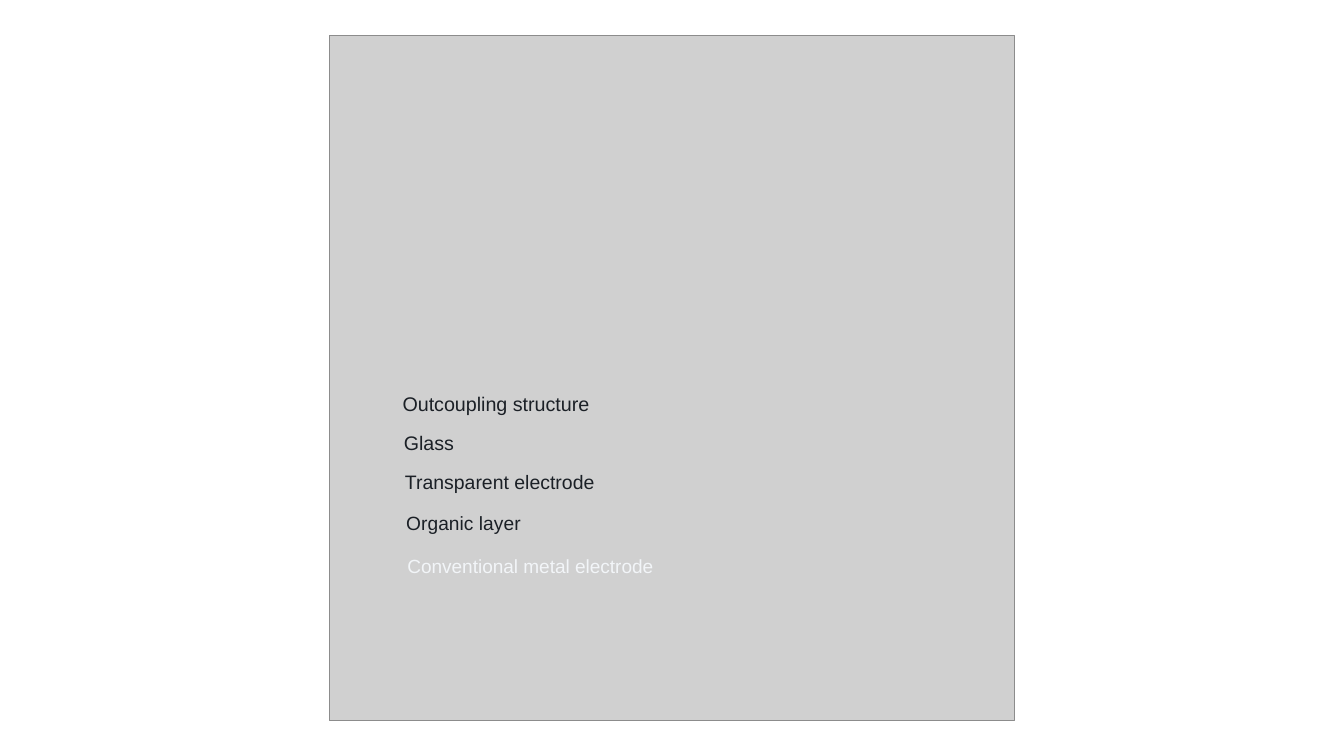
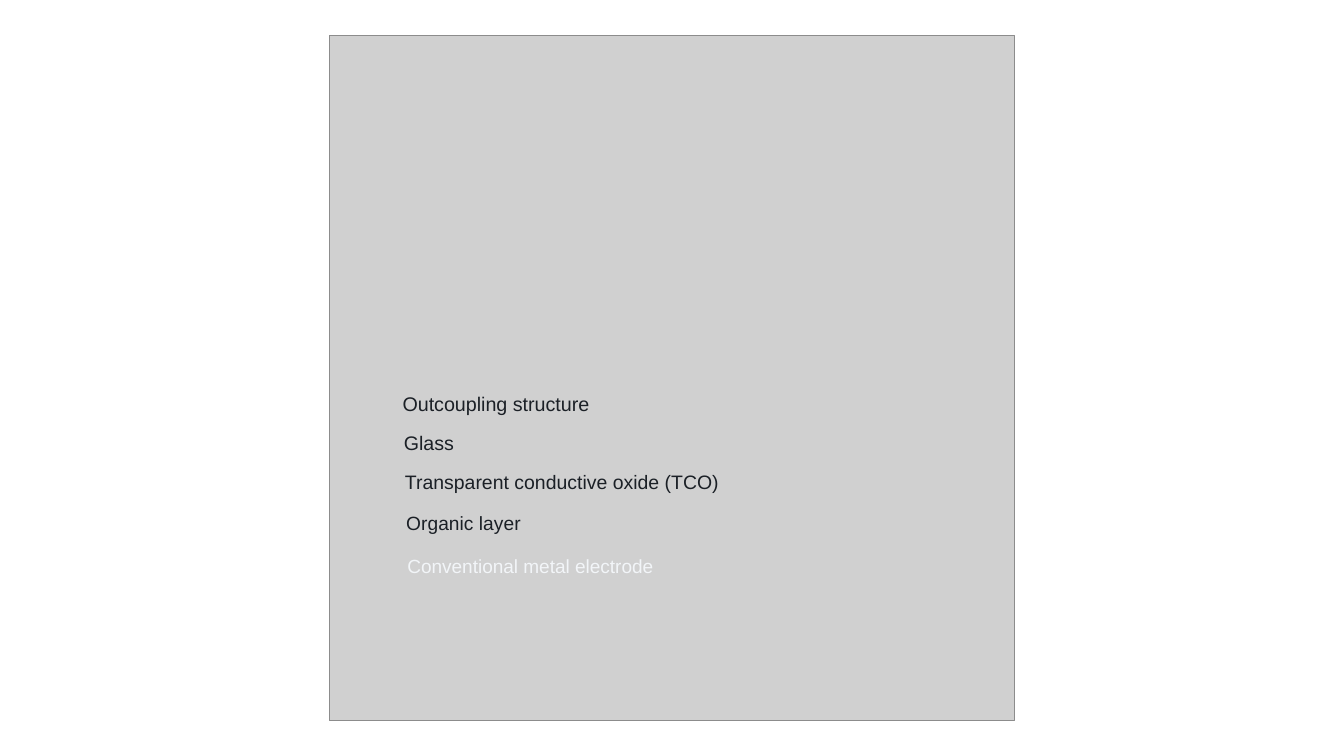
Before and after one commit to jjoono/OLED-, a slide deck: slide 1 of figures/emitting_area_render.pptx. Drawn at 1344x756 pixels with LibreOffice and Linux fonts; fonts in the diff are those of the drawing; grey boxes stand for pictures. Boxes give left, top, right and bottom in pixels: in the first picture for what was removed or moved away, otherwise in the second. Text is boxed around its words. In the diff, an @@ line names an element or a change of style, - is before the commit and + after.

```diff
--- a/figures/emitting_area_render.pptx
+++ b/figures/emitting_area_render.pptx
@@ text at <box>405,475,719,493</box>: text changed @@
-Transparent electrode
+Transparent conductive oxide (TCO)
```
Also in this commit, not shown: 1 other slide changed, 11 other files.
